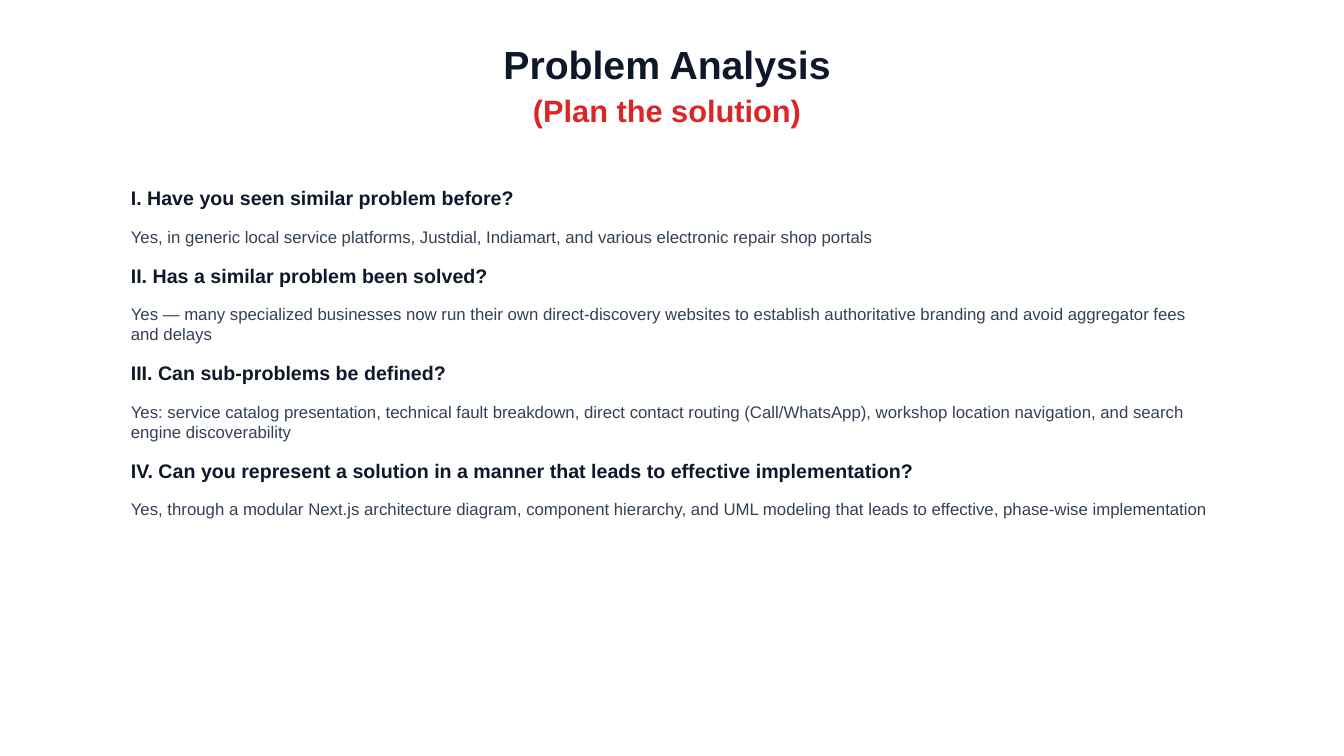
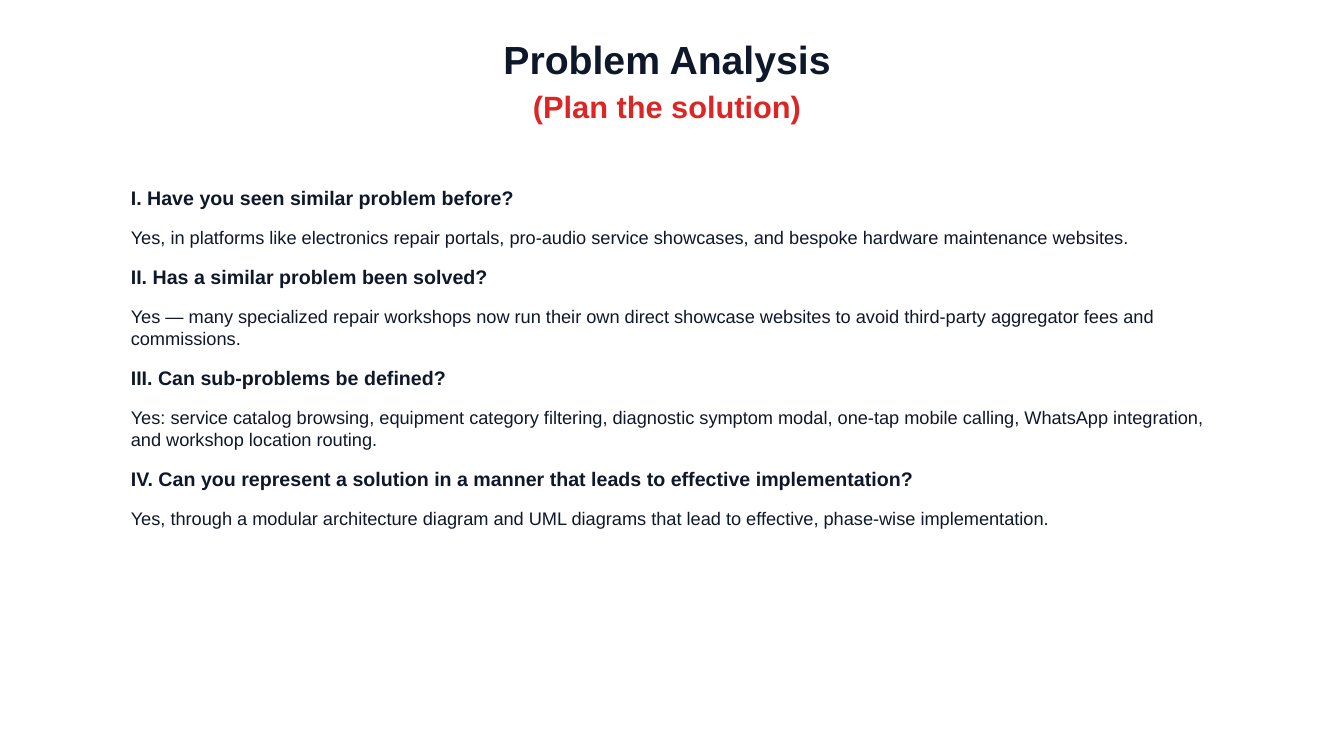
Before and after one commit to Prathmesh-oss/vikash-electronics, a slide deck: slide 8 of Vikash_Electronics_Complete_Academic_Presentation.pptx. Drawn at 1344x756 pixels with LibreOffice and Linux fonts; fonts in the diff are those of the drawing. Boxes give left, top, right and bottom in pixels: in the first picture for what was removed or moved away, otherwise in the second. Text is boxed around its words. In the diff, an @@ line names an element or a change of style, - is before the commit and + after.

```diff
--- a/Vikash_Electronics_Complete_Academic_Presentation.pptx
+++ b/Vikash_Electronics_Complete_Academic_Presentation.pptx
@@ text at <box>533,95,801,124</box>: more space between paragraphs @@
@@ text at <box>131,190,1203,529</box>: text changed; size 12 to 13 pt; text colour #334155 to #0F172A @@
-I. Have you seen similar problem before?
-Yes, in generic local service platforms, Justdial, Indiamart, and various electronic repair shop portals
-II. Has a similar problem been solved?
-Yes — many specialized businesses now run their own direct-discovery websites to establish authoritative branding and avoid aggregator fees and delays
-III. Can sub-problems be defined?
-Yes: service catalog presentation, technical fault breakdown, direct contact routing (Call/WhatsApp), workshop location navigation, and search engine discoverability
-IV. Can you represent a solution in a manner that leads to effective implementation?
-Yes, through a modular Next.js architecture diagram, component hierarchy, and UML modeling that leads to effective, phase-wise implementation
+I. Have you seen similar problem before?
+Yes, in platforms like electronics repair portals, pro-audio service showcases, and bespoke hardware maintenance websites.
+II. Has a similar problem been solved?
+Yes — many specialized repair workshops now run their own direct showcase websites to avoid third-party aggregator fees and commissions.
+III. Can sub-problems be defined?
+Yes: service catalog browsing, equipment category filtering, diagnostic symptom modal, one-tap mobile calling, WhatsApp integration, and workshop location routing.
+IV. Can you represent a solution in a manner that leads to effective implementation?
+Yes, through a modular architecture diagram and UML diagrams that lead to effective, phase-wise implementation.
```
Also in this commit, not shown: 21 other slides changed, 5 slides added, 11 slides removed, 9 other files.
